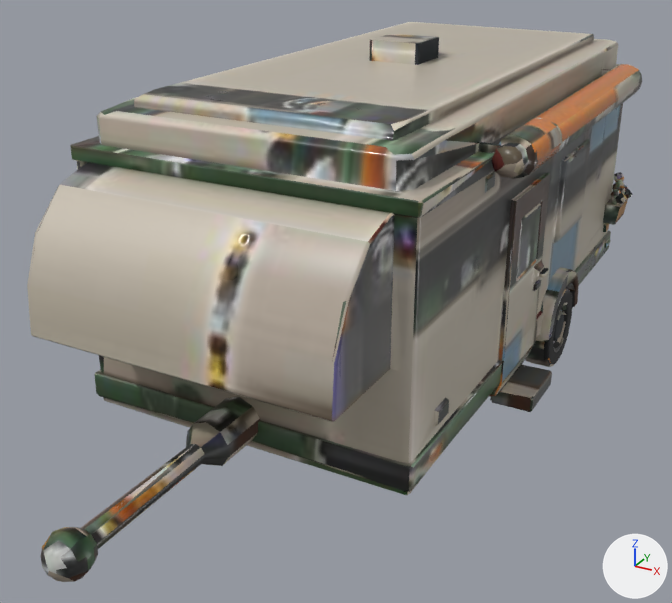
An edit to the glTF model public/models/world/caravan.glb, drawn before and after from the same camera.
The view is the same before and after, from a 50 mm lens placed at (3.02, -5.78, 3.67), pointed at (-0.03, -0.23, 0.9). Lighting does not change. The marker at lower right points along +X, +Y and +Z. The picture after the commit comes second. Where no turn or scale is listed for an object, it has been applied to the vertices. Vertices at exactly the same position are counted once.

The scene before the commit, as lines of its bpy script (objects in view):
```python
me_caravan_mesh = bpy.data.meshes.new('caravan-mesh')
me_caravan_mesh.from_pydata(...)  # 2849 vertices, 5529 faces; spans x -1.45..1.45, y -3.23..3.23, z -1.33..1.33
me_caravan_mesh.materials.append(mat_caravan_surface)
ob_caravanbody = bpy.data.objects.new('CaravanBody', me_caravan_mesh)
ob_caravanbody.location = (0.0, 0.0, 1.333)
```
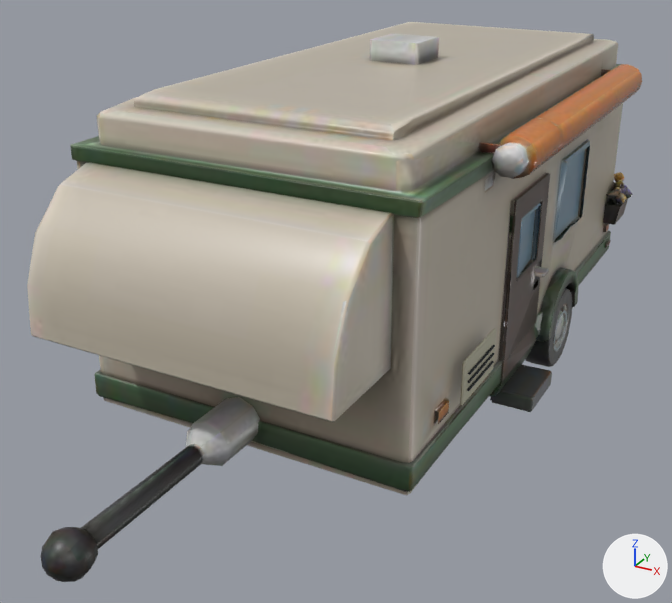
Pixel boxes (x1, y1, x2, y2) of what changed, in the pictures (672 x 603 px):
```json
{"part": 1, "of": "me_caravan_mesh", "change": "added", "after": [467, 361, 494, 391]}
{"part": 2, "of": "me_caravan_mesh", "change": "added", "after": [467, 353, 494, 383]}
{"part": 3, "of": "me_caravan_mesh", "change": "added", "after": [468, 345, 495, 375]}
{"part": 4, "of": "me_caravan_mesh", "change": "cut back", "before": [99, 139, 619, 467], "after": [99, 139, 619, 467]}
{"part": 5, "of": "me_caravan_mesh", "change": "surface changed", "before": [27, 31, 642, 582], "after": [27, 31, 642, 582]}
```

The change, as JSON lines over the scene's bpy script:
```json
{"block": "me_caravan_mesh", "where": "# used by ob_caravanbody; location = (0.0, 0.0, 1.333)"}
{"op": "remove", "block": "me_caravan_mesh", "code": "me_caravan_mesh.from_pydata(...)  # 2849 vertices, 5529 faces; spans x -1.45..1.45, y -3.23..3.23, z -1.33..1.33"}
{"op": "add", "block": "me_caravan_mesh", "code": "me_caravan_mesh.from_pydata(...)  # 3104 vertices, 5793 faces; spans x -1.45..1.45, y -3.23..3.23, z -1.33..1.33"}
{"block": "me_caravan_mesh", "change": "me_caravan_mesh part 1: a new loose piece, a 6-sided cylinder along y spanning x 1.269..1.287, y -0.897..-0.458, z -0.518..-0.502, in mat_caravan_surface"}
{"block": "me_caravan_mesh", "change": "me_caravan_mesh part 2: a new loose piece, a 6-sided cylinder along y spanning x 1.269..1.287, y -0.897..-0.458, z -0.46..-0.444, in mat_caravan_surface"}
{"block": "me_caravan_mesh", "change": "me_caravan_mesh part 3: a new loose piece, a 6-sided cylinder along y spanning x 1.269..1.287, y -0.897..-0.458, z -0.402..-0.386, in mat_caravan_surface"}
{"block": "me_caravan_mesh", "change": "me_caravan_mesh part 4"}
{"block": "me_caravan_mesh", "change": "24 vertices are removed from x -1.26..1.24, y -1.03..2.92, z -0.63..0.75"}
{"block": "me_caravan_mesh", "change": "196 faces are deleted"}
{"block": "me_caravan_mesh", "change": "12 vertices in x 1.19, y -0.56..2.49, z 0.65..0.75 move by (-0.01, 0.0, 0.0)"}
{"block": "me_caravan_mesh", "change": "10 vertices in x 1.26, y 0.54..2.82, z -0.57..-0.22 move by (-0.08, 0.0, 0.0)"}
{"block": "me_caravan_mesh", "change": "9 vertices in x -1.19, y -0.56..2.49, z 0.65..0.75 move by (0.01, 0.0, 0.0)"}
{"block": "me_caravan_mesh", "change": "4 vertices in x 1.24, y 0.52..0.66, z -0.3..-0.21 move by (-0.06, 0.0, 0.0)"}
{"block": "me_caravan_mesh", "change": "3 vertices in x -1.26, y 0.65..2.85, z -0.33..-0.2 move by (0.08, 0.0, 0.0)"}
{"block": "me_caravan_mesh", "change": "10 vertices move from x -1.24..1.23, y 0.68..0.75, z -0.74..0.47 to x -1.18..1.18, y 0.68..0.75, z -0.74..0.47"}
{"block": "me_caravan_mesh", "change": "171 vertices are added at x -1.27..1.27, y -1.19..3.09, z -1.19..0.75"}
{"block": "me_caravan_mesh", "change": "12 new vertices lie (0.0, 0.54, 0.0) away from vertices in x -1.27..1.27, y -0.95, z -0.6..-0.29"}
{"block": "me_caravan_mesh", "change": "300 new faces join them"}
{"block": "me_caravan_mesh", "change": "me_caravan_mesh part 5: 5054 kept faces spanning x -1.45..1.45, y -3.23..3.23, z -1.33..1.33 get new texture (UV) coordinates"}
{"block": "me_caravan_mesh", "change": "other edits to the shape of me_caravan_mesh do not show in these pictures"}
```
